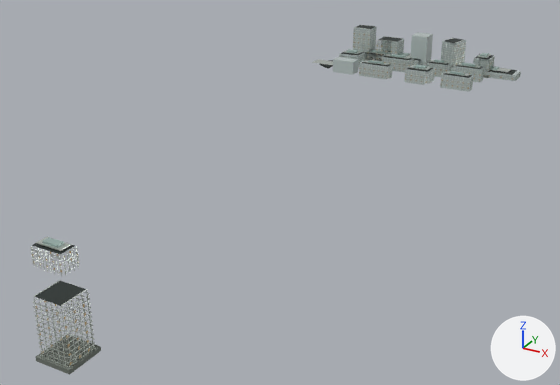
The glTF model landmarks/assets/software-base-1.glb: old version first, new version second.
One viewpoint serves both versions: a camera (50 mm lens) standing at (690.0, -1984.0, 546.0) and looking at (5.0, -739.0, -76.0). Every picture has the same lights, and +X, +Y and +Z are marked at lower right. The first picture is the older version. Vertices at exactly the same position are counted once.

The first picture shows 'canopy_edge', 'crown_box', 'crown_box.001', 'envelope', 'fins', 'floor_bands', 'parapet', 'podium', 'roof_deck' and 2 more.
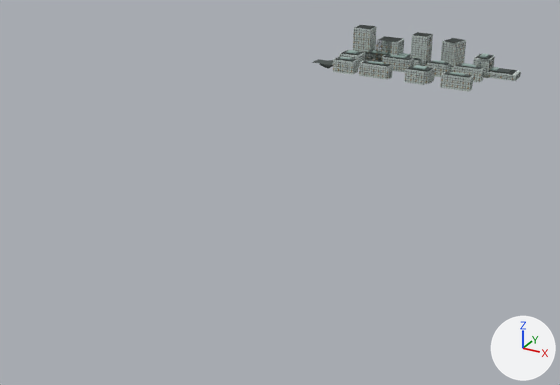
Where the change shows, as pixel boxes (x1, y1, x2, y2) in the pictures (560 x 385 px; the box of a moved part takes in the faces that stretch with it):
'fins', recoloured, surface changed, reshaped (63% narrower, 81% shorter): before (31, 28, 521, 367); after (338, 28, 521, 91)
'floor_bands', reshaped (62% narrower, 82% shorter): before (30, 29, 521, 367); after (333, 29, 521, 90)
'roof_deck', reshaped (63% narrower, 81% shorter): before (32, 25, 517, 306); after (336, 25, 517, 78)
'podium', reshaped (mostly hidden afterwards): before (35, 57, 489, 375); after (365, 57, 489, 78)
'crown_box', recoloured, surface changed, reshaped (63% narrower, 86% shorter): before (36, 50, 511, 251); after (336, 50, 511, 77)
'crown_box.001', reshaped (65% narrower, 87% shorter): before (42, 49, 499, 248); after (340, 50, 499, 75)
'parapet', recoloured, surface changed: (34, 25, 465, 306) in both
'canopy_edge', recoloured, surface changed: (312, 59, 333, 65) in both
part 1 of me_roof_deck, moved or reshaped: before (32, 243, 75, 254); after (336, 59, 357, 62)
part 2 of me_roof_deck, moved or reshaped: before (35, 281, 85, 306); after (414, 32, 431, 37)
part 3 of me_crown_box, moved or reshaped: before (36, 237, 71, 251); after (336, 57, 355, 61)
part 4 of me_crown_box_001, moved or reshaped: before (42, 237, 64, 248); after (340, 56, 352, 60)
part 5 of me_floor_bands, moved or reshaped: before (33, 292, 95, 363); after (411, 38, 433, 64)
part 6 of me_fins, moved or reshaped: before (34, 281, 94, 367); after (412, 35, 433, 65)
part 7 of me_podium, moved or reshaped (not visible afterwards): before (35, 335, 101, 375)

Diff of the bpy script that builds the scene:
```diff
--- a/landmarks/assets/software-base-1.glb.py
+++ b/landmarks/assets/software-base-1.glb.py
@@ mat_metal @@
 mat_metal = principled_material('metal')
-mat_metal.base_color = (0.665, 0.723, 0.672)  # light grey #d5ddd6
-mat_metal.metallic = 0.72
-mat_metal.roughness = 0.28
+mat_metal.base_color = (0.0685, 0.0908, 0.0844)  # dark grey #4a5552
+mat_metal.metallic = 0.42
+mat_metal.roughness = 0.48
@@ me_roof_deck @@
-me_roof_deck.from_pydata(...)  # 120 vertices, 180 faces; spans x -189.0..268.0, y -1454.0..99.0, z 15.0..90.0
+me_roof_deck.from_pydata(...)  # 120 vertices, 180 faces; spans x -189.0..268.0, y -117.0..99.0, z 15.0..90.0
+# me_roof_deck part 1: the loose piece of 8 vertices spanning x -91.0..-36.0, y -1295.0..-1265.0, z 35.0 is moved by (-84.0, 1186.0, 0.0)
+# me_roof_deck part 2: the loose piece of 8 vertices spanning x 82.0..123.0, y -1454.0..-1413.0, z 86.0 is moved by (-97.0, 1505.0, 0.0)
 me_roof_deck.materials.append(mat_roof)
@@ me_crown_box @@
-me_crown_box.from_pydata(...)  # 88 vertices, 132 faces; spans x -184.0..255.0, y -1291.0..85.0, z 18.0..51.0
+me_crown_box.from_pydata(...)  # 88 vertices, 132 faces; spans x -184.0..255.0, y -113.0..85.0, z 16.0..49.0
+# me_crown_box part 3: the loose piece of 8 vertices spanning x -87.0..-40.0, y -1291.0..-1269.0, z 37.0..38.0 is moved by (-84.0, 1186.0, -2.0)
+# other edits to the shape of me_crown_box do not show in these pictures
 me_crown_box.materials.append(mat_metal)
@@ me_crown_box_001 @@
-me_crown_box_001.from_pydata(...)  # 88 vertices, 132 faces; spans x -176.0..223.0, y -1287.0..78.0, z 19.0..54.0
+me_crown_box_001.from_pydata(...)  # 88 vertices, 132 faces; spans x -176.0..223.0, y -110.0..78.0, z 17.0..52.0
+# me_crown_box_001 part 4: the loose piece of 8 vertices spanning x -78.0..-49.0, y -1287.0..-1273.0, z 38.0..42.0 is moved by (-84.0, 1186.0, -2.0)
+# other edits to the shape of me_crown_box_001 do not show in these pictures
 me_crown_box_001.materials.append(mat_glass_alt)
@@ me_floor_bands @@
-me_floor_bands.from_pydata(...)  # 3200 vertices, 4800 faces; spans x -192.0..278.0, y -1457.0..102.0, z 3.0..83.0
+me_floor_bands.from_pydata(...)  # 3200 vertices, 4800 faces; spans x -192.0..278.0, y -118.0..102.0, z 3.0..83.0
+# me_floor_bands part 5: all 384 vertices in x 80.0..125.0, y -1457.0..-1411.0, z 12.0..80.0 are moved by (-97.0, 1505.0, 0.0)
+# other edits to the shape of me_floor_bands do not show in these pictures
 me_floor_bands.materials.append(mat_metal)
@@ me_fins @@
-me_fins.from_pydata(...)  # 3456 vertices, 5184 faces; spans x -193.0..279.0, y -1457.0..101.0, z 0.0..88.0
+me_fins.from_pydata(...)  # 3456 vertices, 5184 faces; spans x -193.0..279.0, y -119.0..101.0, z 0.0..88.0
+# me_fins part 6: all 176 vertices in x 79.0..126.0, y -1457.0..-1410.0, z 0.0..85.0 are moved by (-97.0, 1505.0, 0.0)
+# other edits to the shape of me_fins do not show in these pictures
 me_fins.materials.append(mat_metal)
@@ me_podium @@
-me_podium.from_pydata(...)  # 40 vertices, 60 faces; spans x -196.0..208.0, y -1461.0..108.0, z 0.0..6.0
+me_podium.from_pydata(...)  # 40 vertices, 60 faces; spans x -196.0..208.0, y 30.0..108.0, z 0.0..6.0
+# me_podium part 7: the loose piece of 8 vertices spanning x 76.0..129.0, y -1461.0..-1407.0, z 0.0..6.0 is moved by (-97.0, 1505.0, 0.0)
 me_podium.materials.append(mat_stone)
```
